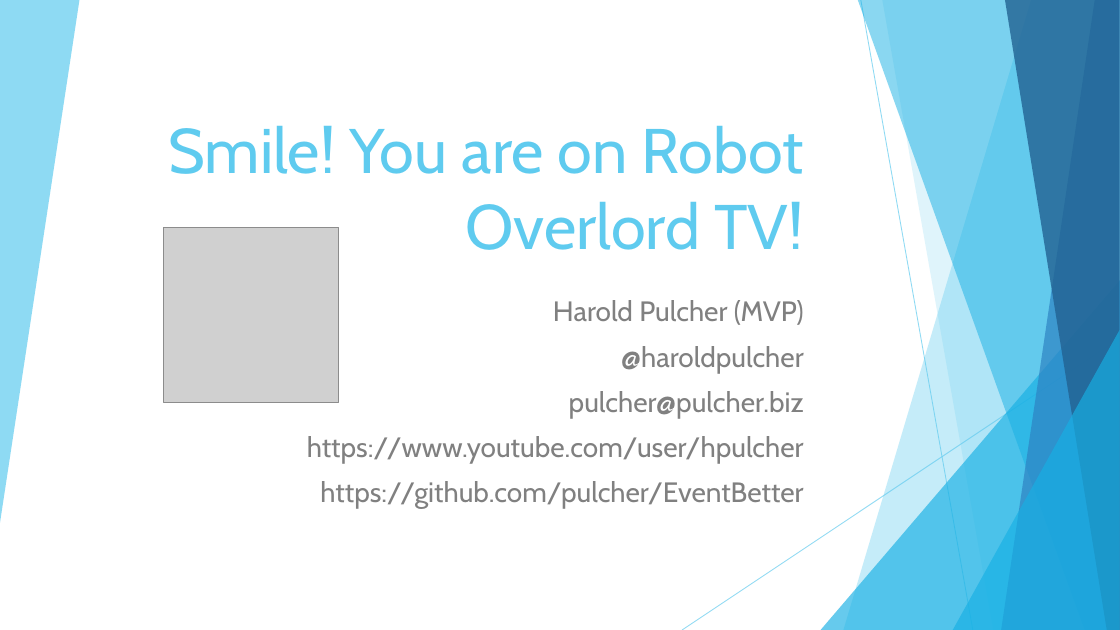
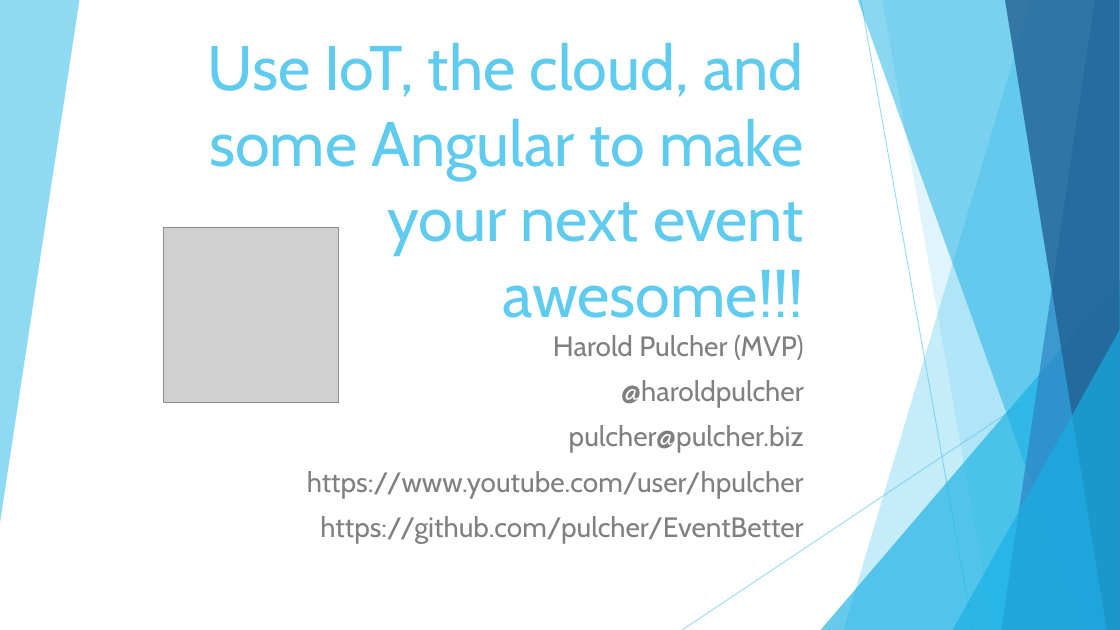
Before and after one commit to pulcher/EventBetter, a slide deck: slide 1 of eventBetter.pptx. Drawn at 1120x630 pixels with LibreOffice and Linux fonts; fonts in the diff are those of the drawing; grey boxes stand for pictures. Boxes give left, top, right and bottom in pixels: in the first picture for what was removed or moved away, otherwise in the second. Text is boxed around its words. In the diff, an @@ line names an element or a change of style, - is before the commit and + after.

Commit message:
stuff

```diff
--- a/eventBetter.pptx
+++ b/eventBetter.pptx
@@ title at (207, 43, 804, 318): text changed @@
-Smile! You are on Robot Overlord TV!
+Use IoT, the cloud, and some Angular to make your next event awesome!!!
@@ subtitle "Harold Pulcher (MVP)": place and size @@
-subtitle "Harold Pulcher (MVP)" at (307, 300, 804, 509)
+subtitle "Harold Pulcher (MVP)" at (307, 335, 804, 544)
```
Also in this commit, not shown: 1 other slide changed.
